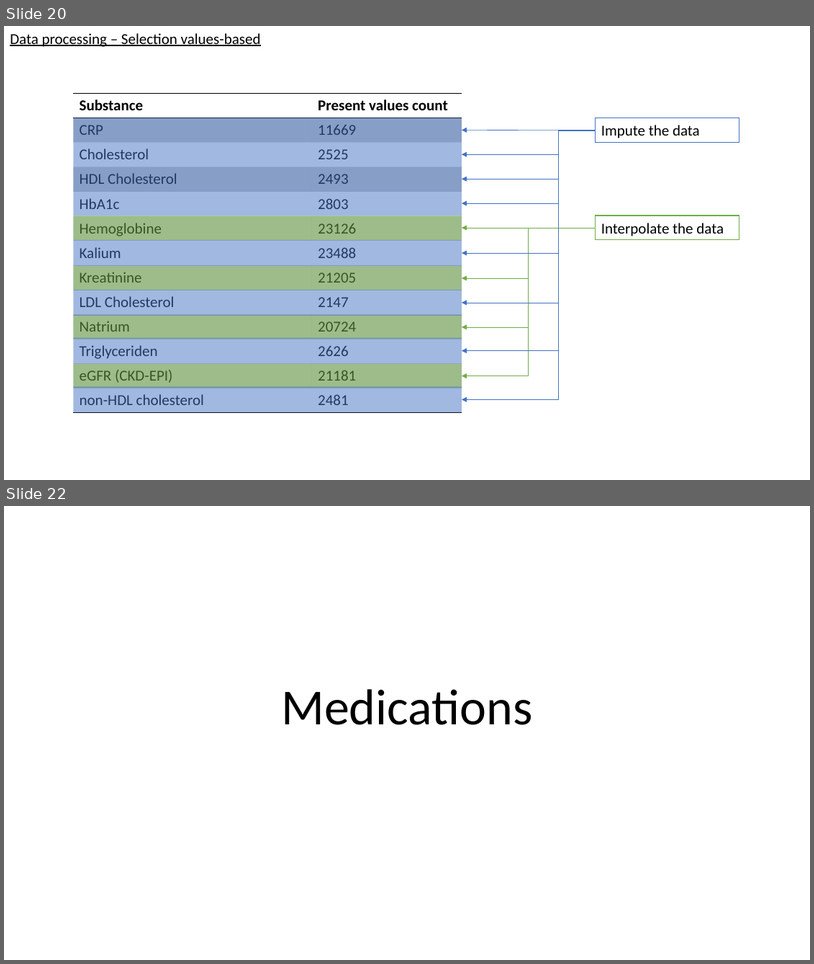
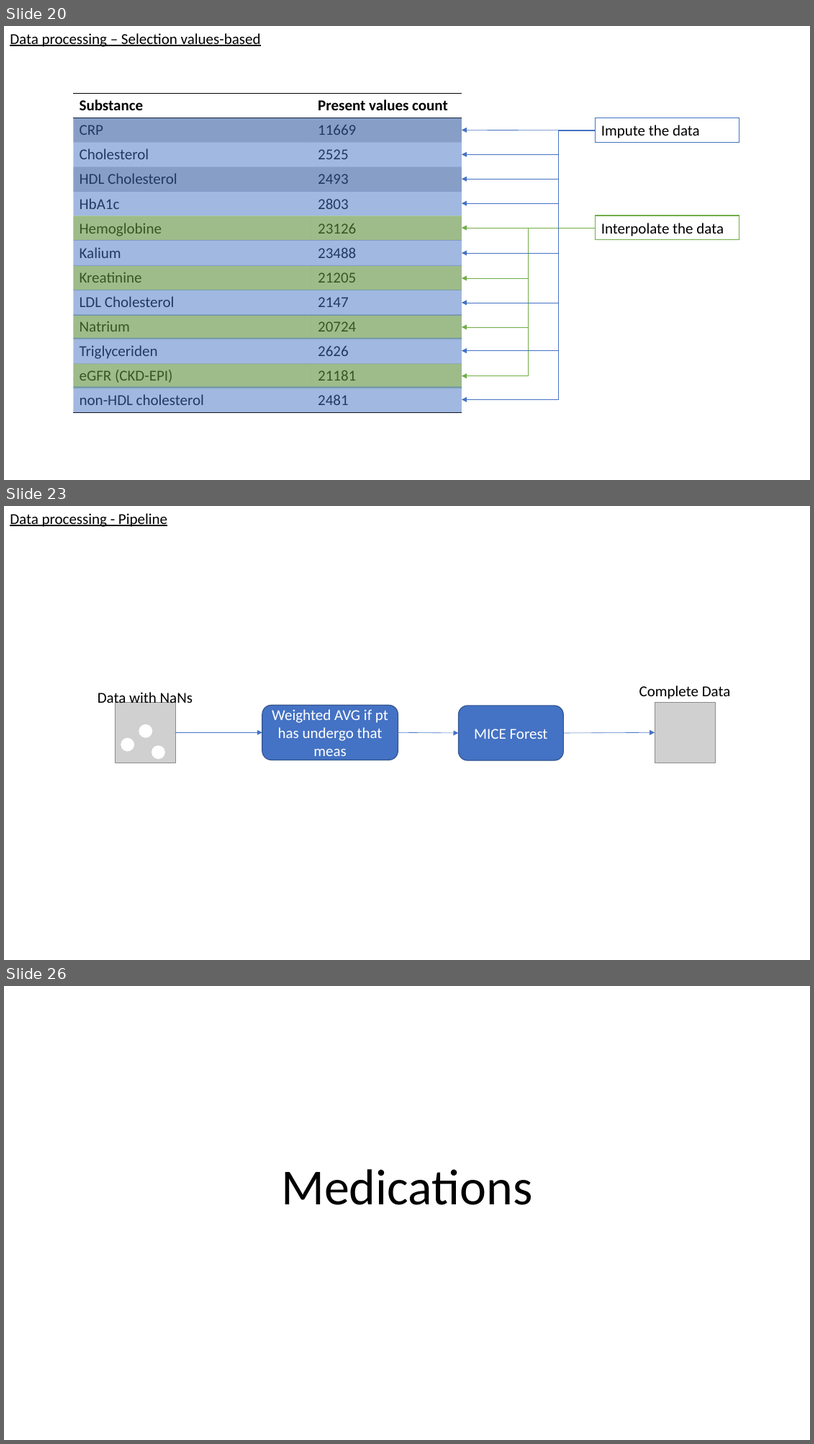
Before and after one commit to UPOD-datascience/ODIN, a slide deck: assets/ppt/data_exploration.pptx. Shown one above the other, each under a label of ours: slides 20 and 22 before the commit, slides 20, 23 and 26 after it; the slides between them are not shown. The pictures are 814x964 and 814x1444 pixels, drawn with LibreOffice and Linux fonts; fonts in the diff are those of the drawing; grey boxes stand for pictures. Boxes give left, top, right and bottom in pixels: in the first picture for what was removed or moved away, otherwise in the second. Text is boxed around its words. In the diff, an @@ line names an element or a change of style, - is before the commit and + after.

```diff
--- a/assets/ppt/data_exploration.pptx
+++ b/assets/ppt/data_exploration.pptx
@@ slide 23 added at [4,506,810,960], background #FFFFFF @@
@@ text added at [10,513,167,527], 18 pt, text #000000, underline @@
+Data processing - Pipeline
@@ text added at [98,690,193,708], 18 pt, text #000000 @@
+Data with NaNs
@@ text added at [640,685,731,699], 18 pt, text #000000 @@
+Complete Data
@@ picture added at [115,702,175,762] @@
@@ rounded rectangle added at [262,705,399,760], fill #4472C4, outline #325491 1 pt, 18 pt, text #FFFFFF @@
+Weighted AVG if pt has undergo that meas
@@ rounded rectangle added at [459,705,564,761], fill #4472C4, outline #325491 1 pt, 18 pt, text #FFFFFF @@
+MICE Forest
@@ picture added at [655,702,715,762] @@
@@ ellipse added at [121,739,134,751], fill #FFFFFF, outline #FFFFFF 1 pt @@
@@ ellipse added at [139,724,152,737], fill #FFFFFF, outline #FFFFFF 1 pt @@
@@ arrow added from (175, 732) to (262, 732), #4472C4 0.5 pt @@
@@ arrow added from (399, 732) to (459, 733), #4472C4 0.5 pt @@
@@ arrow added from (563, 733) to (655, 732), #4472C4 0.5 pt @@
@@ ellipse added at [152,746,165,758], fill #FFFFFF, outline #FFFFFF 1 pt @@
@@ what was slide 22 is now slide 26 @@
```
Also in this commit, not shown: 4 slides changed, 4 other slides added, 1 slide removed, 8 other files.
